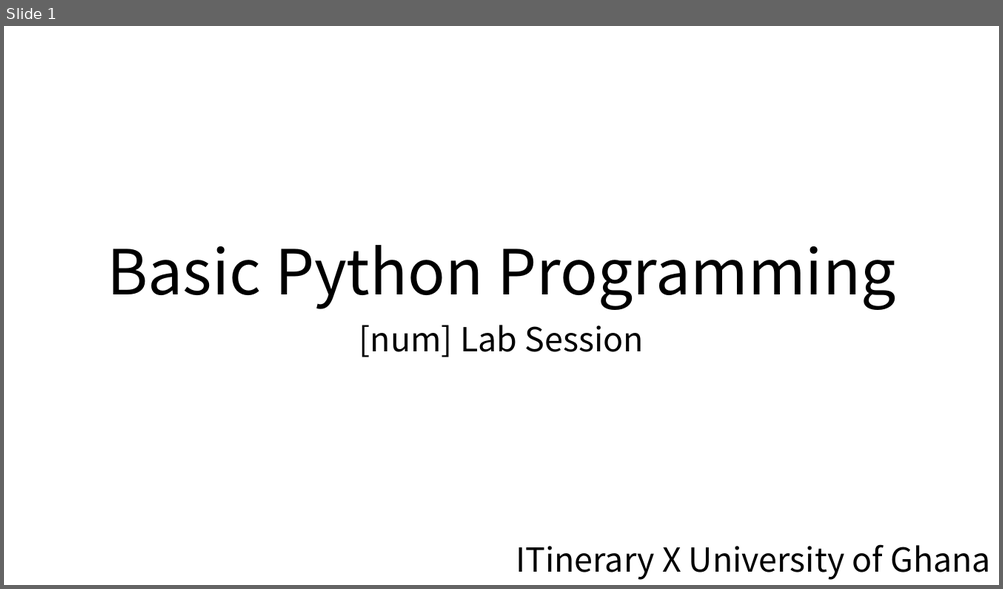
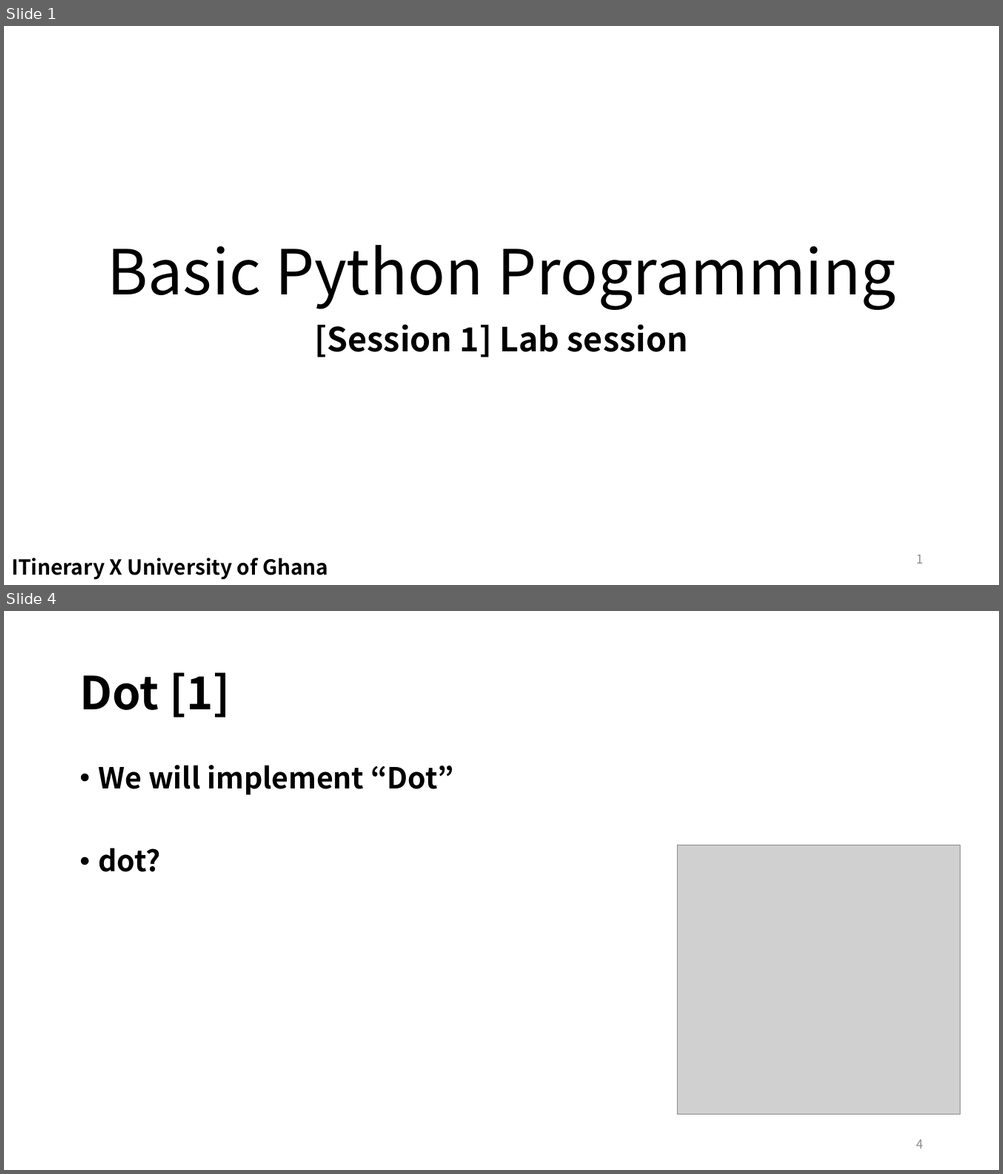
Before and after one commit to EunSeong-Park/EunSeong-Park.github.io, a slide deck: contents/2020_ITinerary/assets/session_1/labsession.pptx. Shown one above the other, each under a label of ours: slide 1 before the commit, slides 1 and 4 after it; the slides between them are not shown. The pictures are 1003x589 and 1003x1174 pixels, drawn with LibreOffice and Linux fonts; fonts in the diff are those of the drawing; grey boxes stand for pictures. Boxes give left, top, right and bottom in pixels: in the first picture for what was removed or moved away, otherwise in the second. Text is boxed around its words. In the diff, an @@ line names an element or a change of style, - is before the commit and + after.

```diff
--- a/contents/2020_ITinerary/assets/session_1/labsession.pptx
+++ b/contents/2020_ITinerary/assets/session_1/labsession.pptx
@@ slide 4 added at [4, 611, 999, 1170], background #FFFFFF @@
@@ title added at [79, 672, 230, 718], 44 pt, text #000000, bold @@
+Dot [1]
@@ text added at [99, 765, 454, 872], 28 pt, text #000000, bold @@
+• We will implement “Dot”
+• dot?
@@ picture added at [677, 846, 960, 1115] @@
@@ page number added at [916, 1140, 922, 1149], 12 pt, text #8C8C8C @@
+4
@@ slide 1 changed as well @@
@@ subtitle at [315, 324, 688, 358]: text changed; bold on @@
-[num] Lab Session
+[Session 1] Lab session
@@ text "ITinerary X University of Ghana": place and size @@
-text "ITinerary X University of Ghana" at [515, 545, 990, 580]
+text "ITinerary X University of Ghana" at [11, 558, 328, 580]
@@ text "ITinerary X University of Ghana" at [11, 558, 328, 580]: size 32 to 20 pt, bold on; alignment right to left @@
@@ page number added at [916, 555, 922, 564], 12 pt, text #8C8C8C @@
+1
```
Also in this commit, not shown: 1 other slide changed, 15 other slides added, 5 slides removed, 15 other files.
